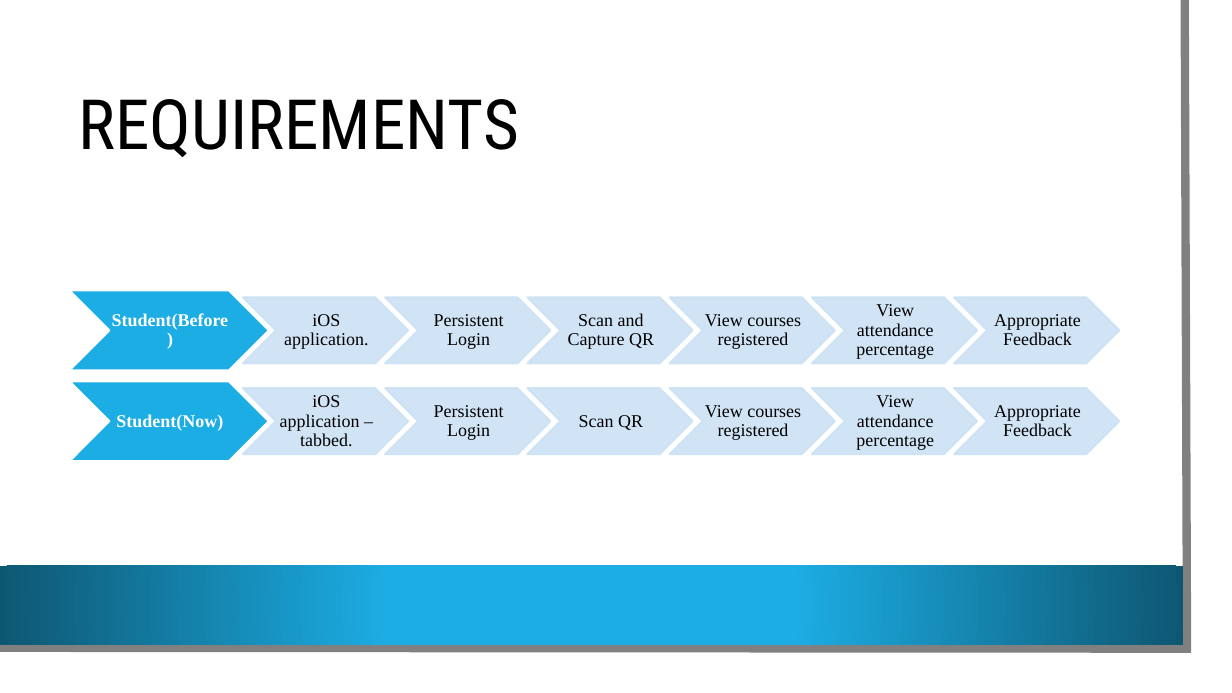
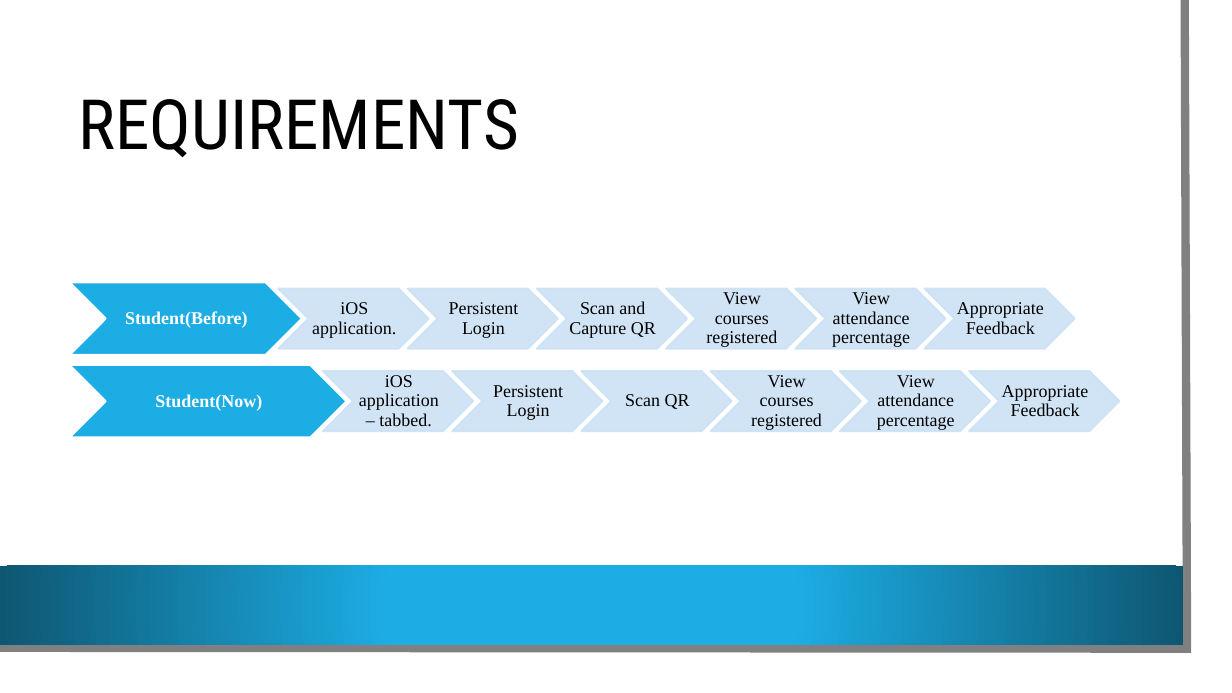
Before and after one commit to VamsiDevalla/Student-Attendance-Tracking, a slide deck: slide 6 of final ppt (1).pptx. Drawn at 1232x693 pixels with LibreOffice and Linux fonts; fonts in the diff are those of the drawing; background and template pictures are left out. Boxes give left, top, right and bottom in pixels: in the first picture for what was removed or moved away, otherwise in the second. Text is boxed around its words. In the diff, an @@ line names an element or a change of style, - is before the commit and + after.

```diff
--- a/final ppt (1).pptx
+++ b/final ppt (1).pptx
@@ chevron: place and size @@
-chevron at <box>69,290,269,370</box>
+chevron at <box>69,283,301,355</box>
@@ text "Student(Before)" rewrapped from <box>112,313,229,330</box> to <box>125,311,248,328</box> @@
@@ chevron: place and size @@
-chevron at <box>243,298,409,364</box>
+chevron at <box>278,288,429,348</box>
@@ text "iOS application.": place and size @@
-text "iOS application." at <box>284,314,368,349</box>
+text "iOS application." at <box>312,302,396,338</box>
@@ chevron: place and size @@
-chevron at <box>385,298,551,364</box>
+chevron at <box>408,288,558,348</box>
@@ text "Persistent Login": place and size @@
-text "Persistent Login" at <box>434,314,504,349</box>
+text "Persistent Login" at <box>449,302,519,338</box>
@@ chevron: place and size @@
-chevron at <box>528,298,693,364</box>
+chevron at <box>537,288,688,348</box>
@@ text "Scan and Capture QR": place and size @@
-text "Scan and Capture QR" at <box>568,313,654,349</box>
+text "Scan and Capture QR" at <box>569,301,656,338</box>
@@ chevron: place and size @@
-chevron at <box>670,298,836,364</box>
+chevron at <box>666,288,817,348</box>
@@ text "View courses registered" rewrapped from <box>705,314,801,349</box> to <box>706,292,777,347</box> @@
@@ chevron: place and size @@
-chevron at <box>812,298,978,364</box>
+chevron at <box>796,288,946,348</box>
@@ text "View attendance percentage": place and size @@
-text "View attendance percentage" at <box>856,304,934,359</box>
+text "View attendance percentage" at <box>832,292,910,347</box>
@@ chevron: place and size @@
-chevron at <box>955,298,1120,364</box>
+chevron at <box>925,288,1076,348</box>
@@ text "Appropriate Feedback": place and size @@
-text "Appropriate Feedback" at <box>994,314,1081,345</box>
+text "Appropriate Feedback" at <box>957,302,1044,334</box>
@@ chevron: place and size @@
-chevron at <box>69,382,269,461</box>
+chevron at <box>69,365,347,437</box>
@@ text "Student(Now)": place and size @@
-text "Student(Now)" at <box>116,414,223,431</box>
+text "Student(Now)" at <box>155,394,262,411</box>
@@ chevron: place and size @@
-chevron at <box>243,388,409,455</box>
+chevron at <box>323,372,474,432</box>
@@ text "iOS application – tabbed.": place and size @@
-text "iOS application – tabbed." at <box>280,395,360,447</box>
+text "iOS application – tabbed." at <box>359,375,439,427</box>
@@ chevron: place and size @@
-chevron at <box>385,388,551,455</box>
+chevron at <box>452,372,603,432</box>
@@ text "Persistent Login": place and size @@
-text "Persistent Login" at <box>434,405,504,440</box>
+text "Persistent Login" at <box>493,385,563,420</box>
@@ chevron: place and size @@
-chevron at <box>528,388,693,455</box>
+chevron at <box>581,372,732,432</box>
@@ text "Scan QR": place and size @@
-text "Scan QR" at <box>579,415,643,430</box>
+text "Scan QR" at <box>625,394,690,409</box>
@@ chevron: place and size @@
-chevron at <box>670,388,836,455</box>
+chevron at <box>711,372,861,432</box>
@@ text "View courses registered" rewrapped from <box>705,405,801,440</box> to <box>751,375,822,430</box> @@
@@ chevron: place and size @@
-chevron at <box>812,388,978,455</box>
+chevron at <box>840,372,991,432</box>
@@ text "View attendance percentage": place and size @@
-text "View attendance percentage" at <box>856,395,934,450</box>
+text "View attendance percentage" at <box>877,375,955,430</box>
@@ chevron: place and size @@
-chevron at <box>955,388,1120,455</box>
+chevron at <box>970,372,1120,432</box>
@@ text "Appropriate Feedback": place and size @@
-text "Appropriate Feedback" at <box>994,405,1081,436</box>
+text "Appropriate Feedback" at <box>1002,385,1089,416</box>
```
Also in this commit, not shown: 1 other slide changed.
